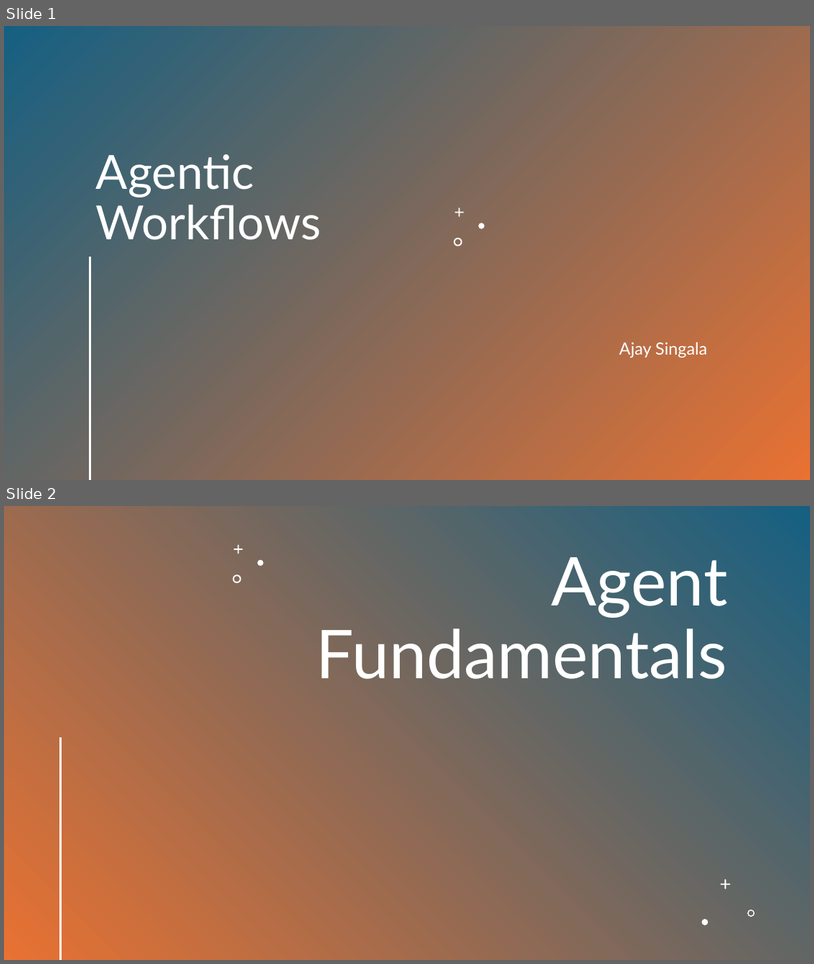
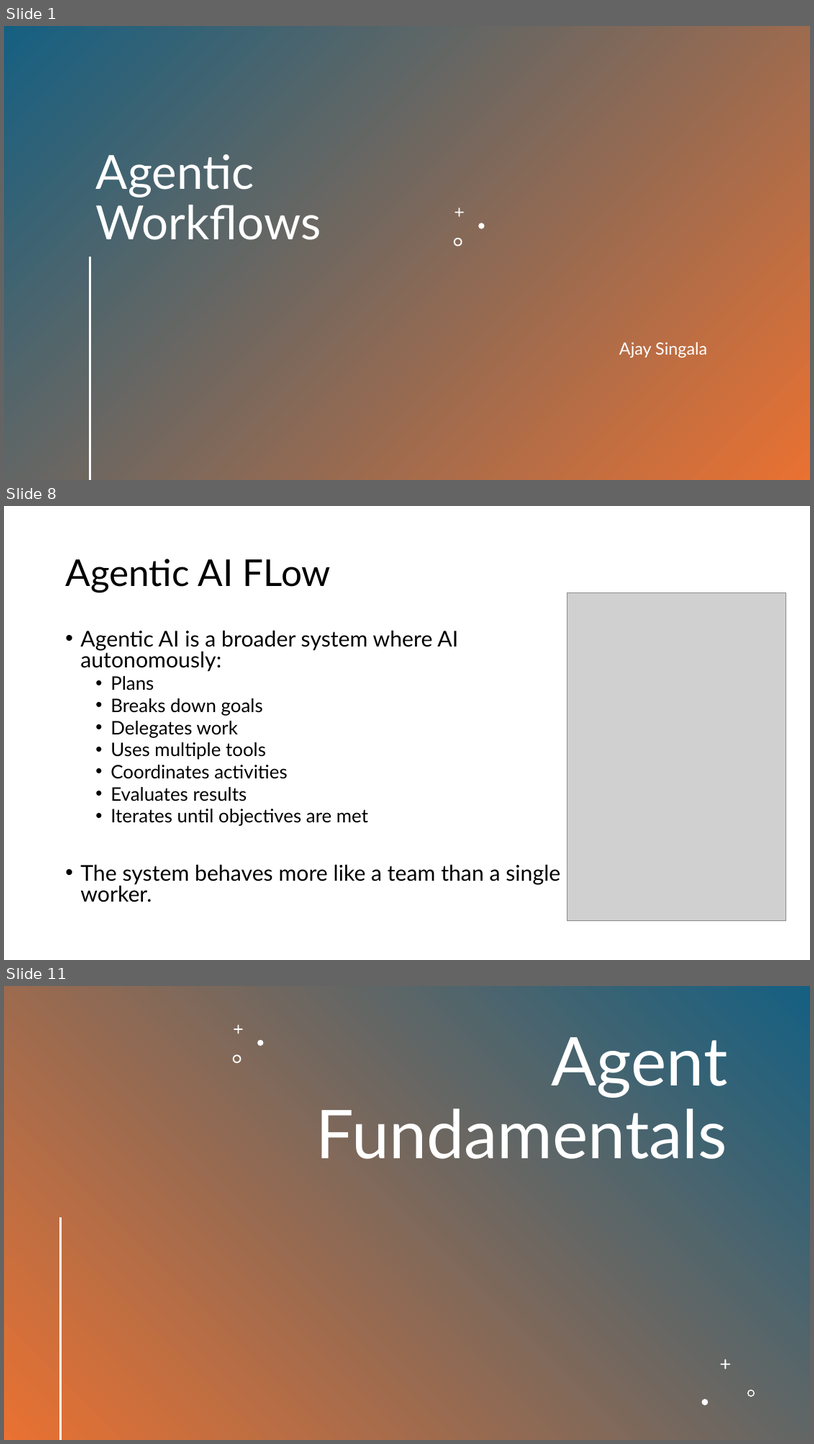
Before and after one commit to AjaySingala/ajs_walmart_apr2026_hol_day04, a slide deck: docs/Agentic Workflow.pptx. Shown one above the other, each under a label of ours: slides 1 and 2 before the commit, slides 1, 8 and 11 after it; the slides between them are not shown. The pictures are 814x964 and 814x1444 pixels, drawn with LibreOffice and Linux fonts; fonts in the diff are those of the drawing; grey boxes stand for pictures. Boxes give left, top, right and bottom in pixels: in the first picture for what was removed or moved away, otherwise in the second. Text is boxed around its words. In the diff, an @@ line names an element or a change of style, - is before the commit and + after.

Commit message:
agents vs agentic ai

```diff
--- a/docs/Agentic Workflow.pptx
+++ b/docs/Agentic Workflow.pptx
@@ slide 8 added at <box>4,506,810,960</box>, background #FFFFFF @@
@@ title added at <box>65,559,332,592</box>, 44 pt, text #000000 @@
+Agentic AI FLow
@@ picture added at <box>568,593,786,921</box> @@
@@ text added at <box>80,630,561,902</box>, 22.2 pt, text #000000 @@
+• Agentic AI is a broader system where AI autonomously:
+  • Plans
+  • Breaks down goals
+  • Delegates work
+  • Uses multiple tools
+  • Coordinates activities
+  • Evaluates results
+  • Iterates until objectives are met
+• The system behaves more like a team than a single worker.
@@ what was slide 2 is now slide 11 @@
```
Also in this commit, not shown: 8 other slides added.
